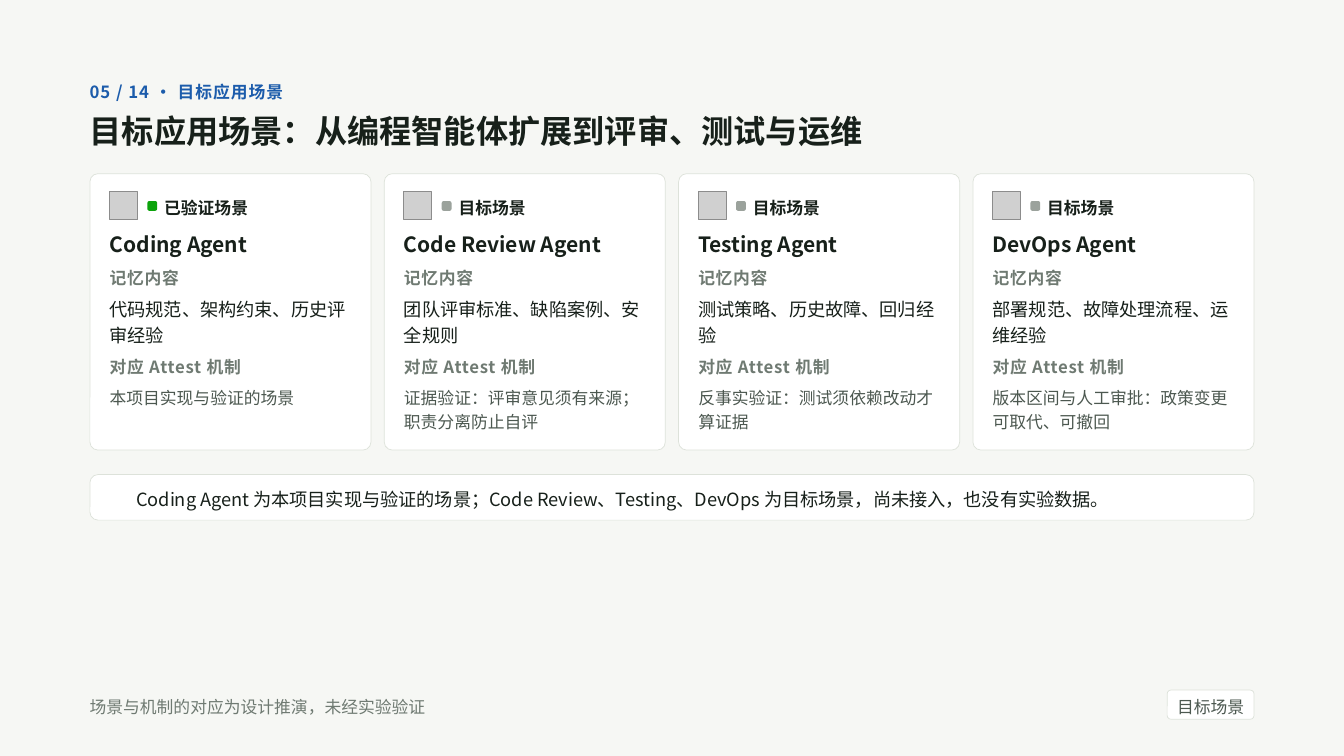
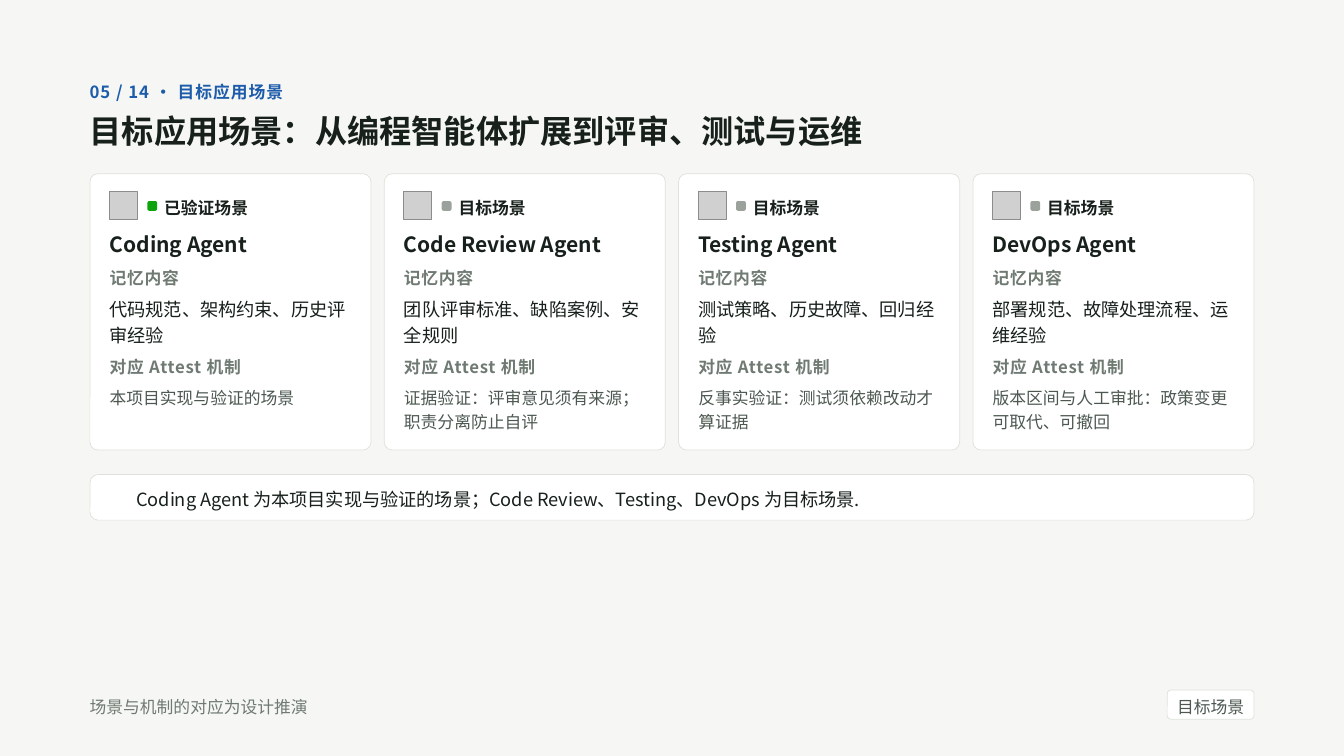
Before and after one commit to tonglynn/ai-native-development-assessment, a slide deck: slide 5 of docs/slides/attest_defense_slides.pptx. Drawn at 1344x756 pixels with LibreOffice and Linux fonts; fonts in the diff are those of the drawing; grey boxes stand for pictures; background and template pictures are left out. Boxes give left, top, right and bottom in pixels: in the first picture for what was removed or moved away, otherwise in the second. Text is boxed around its words. In the diff, an @@ line names an element or a change of style, - is before the commit and + after.

```diff
--- a/docs/slides/attest_defense_slides.pptx
+++ b/docs/slides/attest_defense_slides.pptx
@@ text at <box>136,490,860,511</box>: text changed @@
-Coding Agent 为本项目实现与验证的场景；Code Review、Testing、DevOps 为目标场景，尚未接入，也没有实验数据。
+Coding Agent 为本项目实现与验证的场景；Code Review、Testing、DevOps 为目标场景.
@@ text at <box>90,699,308,715</box>: text changed @@
-场景与机制的对应为设计推演，未经实验验证
+场景与机制的对应为设计推演
```
Also in this commit, not shown: 13 other slides changed, 1 slide added, 1 other file.
